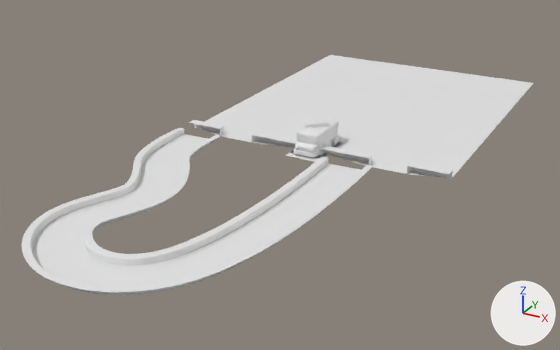
Renders of the glTF model src/assets/gen/models.glb from each side of a commit.
The view is the same before and after, from a 50 mm camera at (16.8, -34.5, 15.2) aimed at (-1.4, -1.5, -1.3). Every picture has the same lights, and +X, +Y and +Z are marked at lower right. The first picture is the older version. Where no turn or scale is listed for an object, it has been applied to the vertices.

In view in the first picture: 'Ground_01', 'SplineMesh', 'Vehicle_10__Vehicle_10_1' and 3 more.
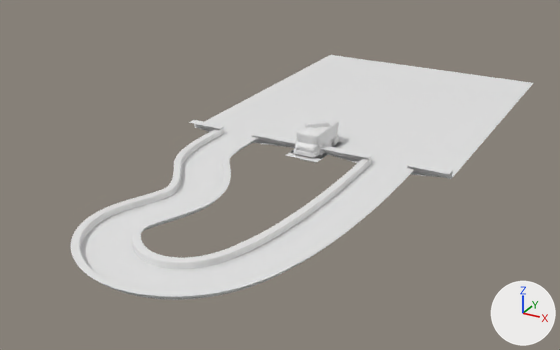
Boxes (x1, y1, x2, y2) around the edits, measured in the pictures (560 x 350 px):
'SplineMesh', moved
    before: (22, 128, 373, 295)
    after: (71, 130, 415, 300)

What the commit changed:
Object 'SplineMesh' (ob_splinemesh) moves from (-1.9, -9.34, 0.16) to (0.01, -8.62, 0.16).
